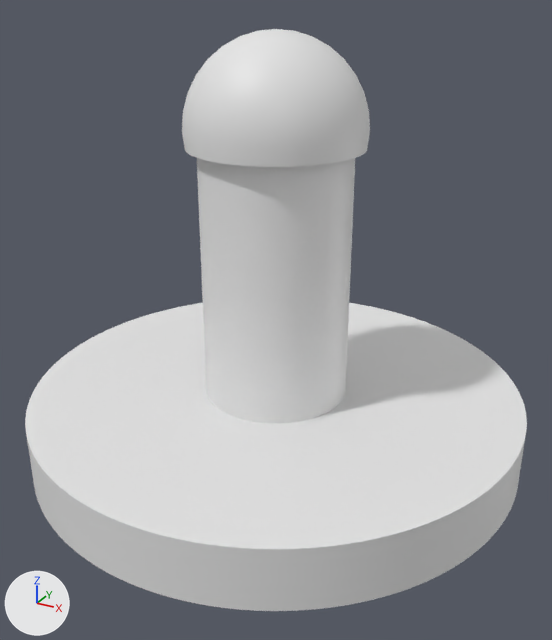
An edit to the Blender file Pieza reloj/Pieza reloj.blend, drawn before and after from the same camera.
Camera for both pictures: a 50 mm lens placed at (0.00562, -0.01022, 0.00688), pointed at (0.0002, -0.00036, 0.00195). Lighting does not change. The marker at lower left points along +X, +Y and +Z.

The scene before the commit, as lines of its bpy script (objects in view):
```python
me_cilindro_002 = bpy.data.meshes.new('Cilindro.002')
me_cilindro_002.from_pydata(...)  # a 500-sided cylinder along z spanning x -0.00415..0.00415, y -0.00415..0.00415, z -0.0005..0.0005
me_cilindro_002.polygons.foreach_set('use_smooth', [True] * 502)
me_cilindro_003 = bpy.data.meshes.new('Cilindro.003')
me_cilindro_003.from_pydata(...)  # a 500-sided cylinder along z spanning x -0.0012..0.0012, y -0.0012..0.0012, z -0.00215..0.00215
me_esfera = bpy.data.meshes.new('Esfera')
me_esfera.from_pydata(...)  # 5501 vertices, 5002 faces; spans x -0.0014..0.0014, y -0.0014..0.0014, z -0.00027..0.0014
me_esfera.polygons.foreach_set('use_smooth', [True] * 5002)
ob_base = bpy.data.objects.new('Base', me_cilindro_002)
ob_base.location = (0.0, 0.0, 0.0)
ob_palo = bpy.data.objects.new('Palo', me_cilindro_003)
ob_palo.location = (0.0, 0.0, 0.0026)
ob_pirolo = bpy.data.objects.new('Pirolo', me_esfera)
ob_pirolo.location = (0.0, 0.0, 0.00489)
```
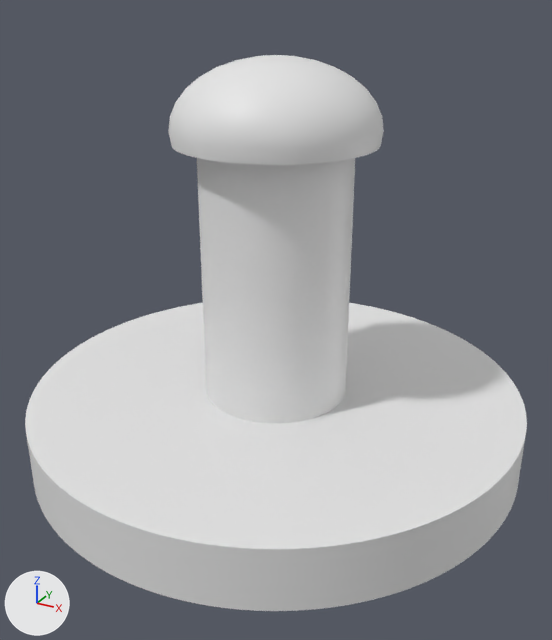
Commit message: Pirolo changed

Edits to the bpy script that builds the scene:
```text
Change ob_pirolo:
    ob_pirolo.scale: (1.0, 1.0, 1.0) -> (1.14, 1.14, 0.743)
```

Pixel boxes (x1, y1, x2, y2) of what changed, in the pictures (552 x 640 px):
'Pirolo', rescaled (15% wider, 20% shorter): before (182, 29, 370, 167); after (168, 55, 384, 165)
